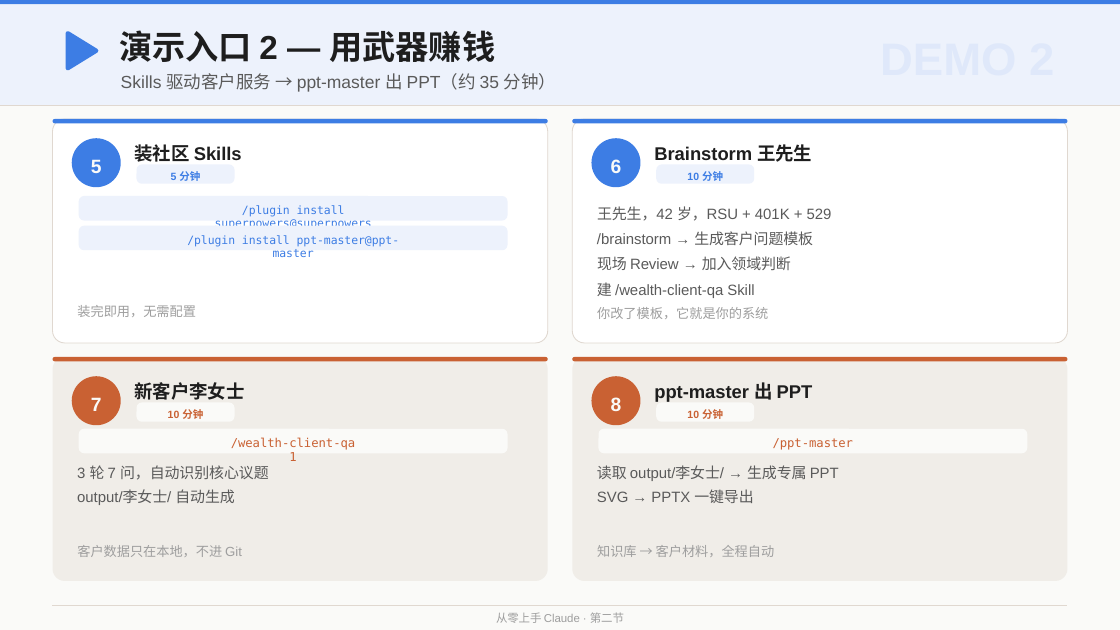
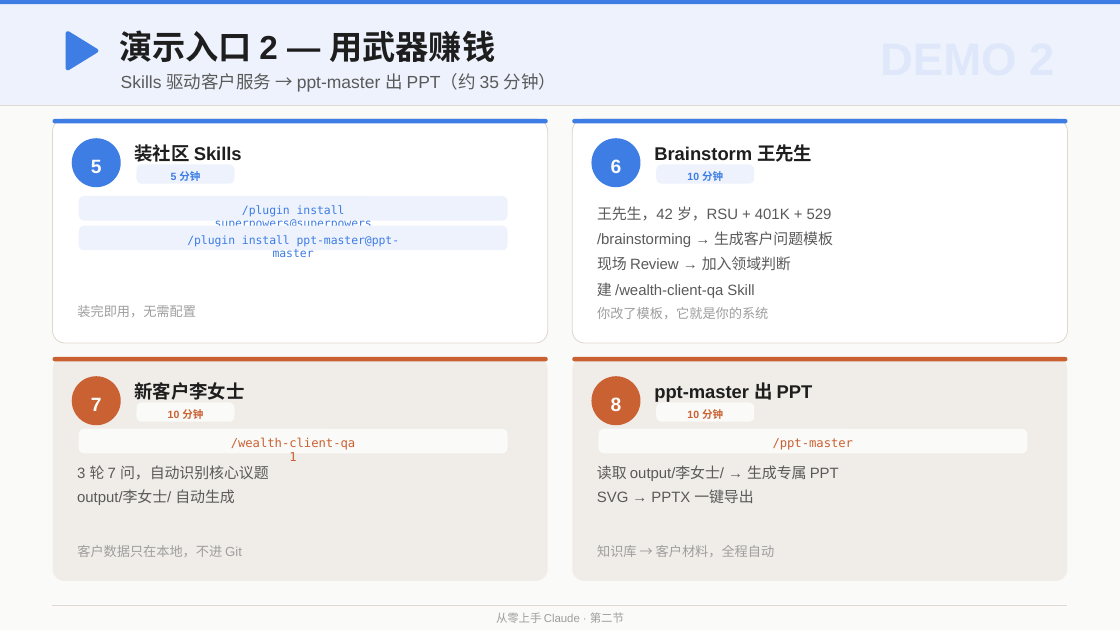
Before and after one commit to austinxyz/course-portal, a slide deck: slide 15 of dl/claude_course_s2.pptx. Drawn at 1120x630 pixels with LibreOffice and Linux fonts; fonts in the diff are those of the drawing. Boxes give left, top, right and bottom in pixels: in the first picture for what was removed or moved away, otherwise in the second. Text is boxed around its words. In the diff, an @@ line names an element or a change of style, - is before the commit and + after.

```diff
--- a/dl/claude_course_s2.pptx
+++ b/dl/claude_course_s2.pptx
@@ text at <box>597,231,833,247</box>: text changed @@
-/brainstorm → 生成客户问题模板
+/brainstorming → 生成客户问题模板
```
Also in this commit, not shown: 4 other slides changed, 6 other files.
